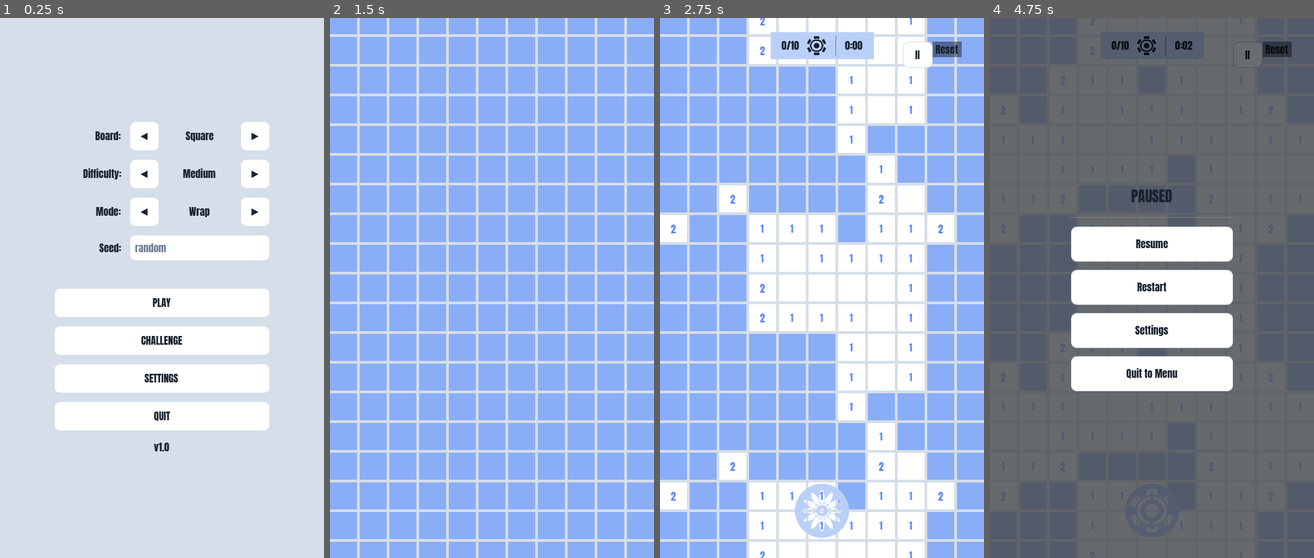
Above: before the commit, frames 1-4 (left to right).
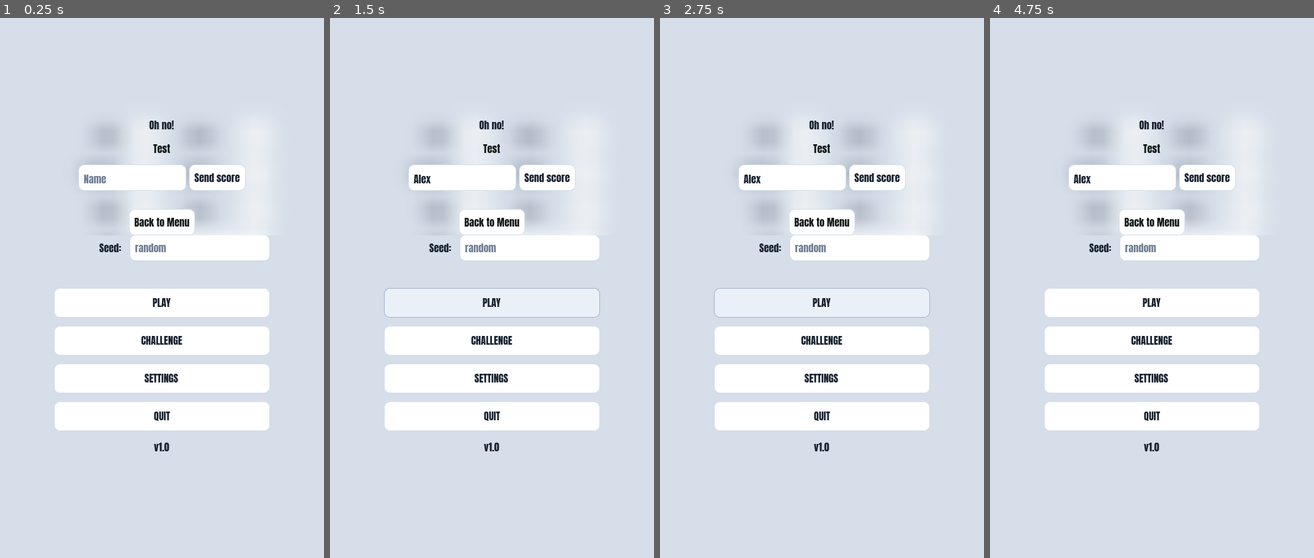
Above: after the commit, the same moments.

Repository: Kape99/mine-sweeper
Game: Godot game, scene res://Scenes/base.tscn
Two runs of this game, one before a commit and one after it. Both use one fixed random seed, a clock stepped at 60 frames per second and the inputs below.
Inputs (mouse positions are in pixels of both pictures, inside the frame that each line leads up to):
- Up to frame 1 (0.25 s): no input
- Up to frame 2 (1.5 s): click (462, 180) at 0.52 s; type "Alex" at 0.6 s; click "PLAY" at 1.25 s
- Up to frame 3 (2.75 s): click (822, 304) at 2 s, where only the run after the commit has a clickable "PLAY"
- Up to frame 4 (4.75 s): click (1152, 509) at 2.77 s; click (1135, 136) at 3.5 s, where only the run after the commit has a clickable "◀"; click (1249, 55) at 4.25 s, where only the run before the commit has a clickable "II"

The runs differ from the first frame. In frame 1, 4.1% of the frame differs, in the area x 24-84%, y 19-41%; in frame 2, 86%; in frame 3, 79%; in frame 4, 93%, in the area x 0-100%, y 0-100%.
Error after the commit: Parse Error: Too few arguments for "_load_game()" call. Expected at least 5 but received 0. (res://Scripts/base.gd:229)

Commit message:
Apply changes: Add daily challenge constants and parameterize board loading

Diff:
--- a/Scripts/GUI/main_menu.gd
+++ b/Scripts/GUI/main_menu.gd
@@ -12,6 +12,11 @@
 const DAILY_TIME_URL: String = "https://timeapi.io/api/v1/time/current/utc"
 ## Seconds to wait for the time server before using the device's date.
 const DAILY_TIME_TIMEOUT: float = 3.0
+
+const DAILY_MIN_SIZE : int = 10
+const DAILY_MAX_SIZE : int = 25
+const DAILY_MIN_MINES : int = 10
+const DAILY_MAX_MINES : int = 20
 
 @onready var _background: ColorRect = $Background
 @onready var _board_type_label: Label = $CenterContainer/Panel/BoardTypeRow/BoardTypeLabel
@@ -153,10 +158,10 @@
 	var seed_value: int = GlobalState.get_seed_value()
 	rng.seed = seed_value
 	GlobalState.board_wrap = true
-	GlobalState.selected_board = rng.randi_range(0,BOARD_TYPE_NAMES.size() - 1)
-	GlobalState.board_rows = rng.randi_range(30,50)
-	GlobalState.board_cols = rng.randi_range(30,50)
-	GlobalState.bomb_percentage = rng.randf_range(0.10, 0.20)
+	GlobalState.selected_board = rng.randi_range(0,BOARD_TYPE_NAMES.size() -1)
+	GlobalState.board_rows = rng.randi_range(DAILY_MIN_SIZE,DAILY_MAX_SIZE)
+	GlobalState.board_cols = rng.randi_range(DAILY_MIN_SIZE,DAILY_MAX_SIZE)
+	GlobalState.bomb_percentage = rng.randf_range(DAILY_MIN_MINES, DAILY_MAX_MINES)
 	start_requested.emit()
 
 func _on_settings() -> void:
--- a/Scripts/base.gd
+++ b/Scripts/base.gd
@@ -132,7 +132,7 @@
 
 ## Returns the background board if it was built for the current settings
 ## (finishing it if needed happens in start_game), or a new board.
-func _take_board() -> BaseBoard:
+func _take_board(board_idx: int) -> BaseBoard:
 	if _prepared_board and _prepared_key == _get_prepare_key():
 		var board: BaseBoard = _prepared_board
 		_prepared_board = null
@@ -141,7 +141,7 @@
 		board.process_mode = Node.PROCESS_MODE_INHERIT
 		return board
 	_discard_prepared_board()
-	var new_board: BaseBoard = _board_scenes[GlobalState.selected_board].instantiate()
+	var new_board: BaseBoard = _board_scenes[board_idx].instantiate()
 	add_child(new_board)
 	return new_board
 
@@ -156,11 +156,10 @@
 func _toggle_defuse(is_active: bool) -> void:
 	GlobalState.is_defusing = is_active
 
-
 ## Instantiates the selected board, starts a new game, and switches to gameplay view.
-func _load_game() -> void:
-	_board = _take_board()
-	var mine_count: int = GlobalState.get_mine_count()
+func _load_game(board: int, cols: int, rows: int, mine_perc: float, board_wrap: bool) -> void:
+	_board = _take_board(board)
+	var mine_count: int =  maxi(1, roundi(rows * cols * mine_perc))
 
 	# Games start in defuse mode. The first tap always opens a cell (see
 	# BaseBoard._on_cell_pressed), so the game can start even though the HUD
@@ -172,7 +171,7 @@
 	_board.on_game_started.connect(_game_started)
 	_board.on_defuse_changed.connect(_defused_changed)
 	_board.on_game_finished.connect(_game_finished)
-	_board.start_game(GlobalState.board_cols, GlobalState.board_rows, mine_count, GlobalState.board_wrap)
+	_board.start_game(cols, rows, mine_count, board_wrap)
 
 	_main_menu.visible = false
 	_final_screen.visible = false
